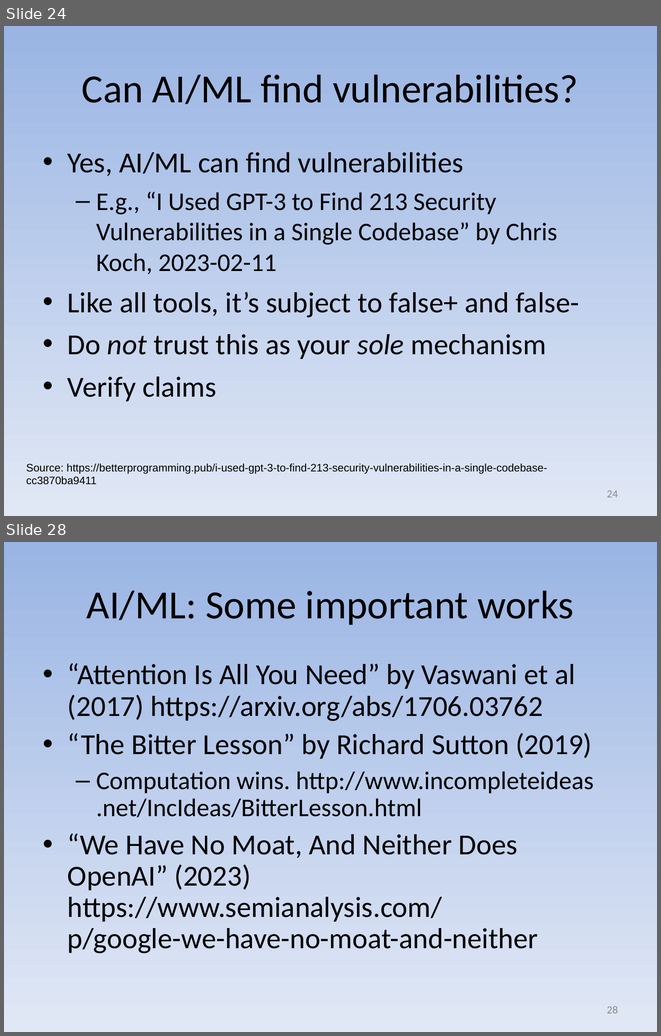
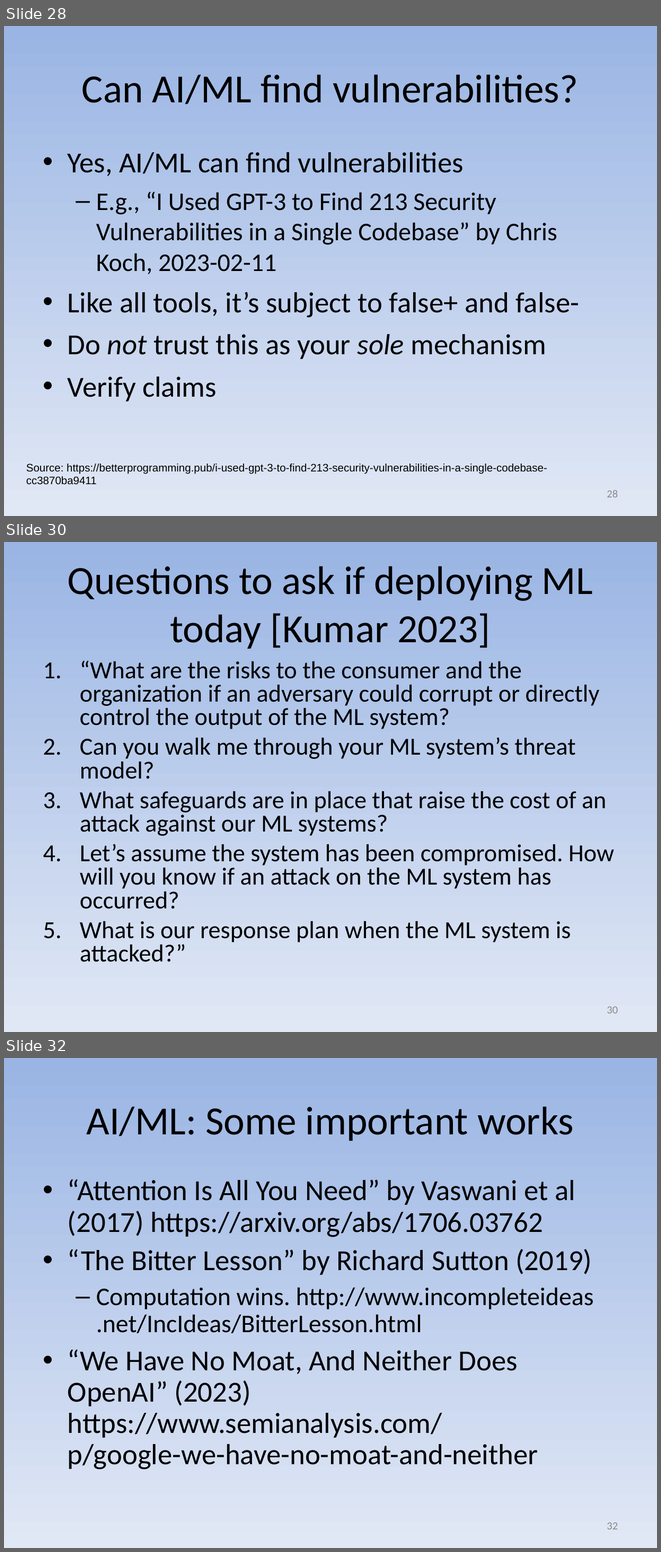
Before and after one commit to david-a-wheeler/david-a-wheeler.github.io, a slide deck: secure-class/presentations/AI-ML-Security.ppt. Shown one above the other, each under a label of ours: slides 24 and 28 before the commit, slides 28, 30 and 32 after it; the slides between them are not shown. The pictures are 661x1036 and 661x1552 pixels, drawn with LibreOffice and Linux fonts; fonts in the diff are those of the drawing. Boxes give left, top, right and bottom in pixels: in the first picture for what was removed or moved away, otherwise in the second. Text is boxed around its words. In the diff, an @@ line names an element or a change of style, - is before the commit and + after.

Commit message:
Update AI-ML-Security.ppt
In particular, add points from Kumar, broaden discussion / context

```diff
--- a/secure-class/presentations/AI-ML-Security.ppt
+++ b/secure-class/presentations/AI-ML-Security.ppt
@@ slide 30 added at (x1=4, y1=542, x2=657, y2=1032), background gradient #9AB5E4 to #E1E8F5 @@
@@ title added at (x1=68, y1=566, x2=593, y2=649), 44 pt, text #000000 @@
+Questions to ask if deploying ML today [Kumar 2023]
@@ text added at (x1=80, y1=661, x2=614, y2=962), 27 pt, text #000000 @@
+1. “What are the risks to the consumer and the organization if an adversary could corrupt or directly control the output of the ML system?
+2. Can you walk me through your ML system’s threat model?
+3. What safeguards are in place that raise the cost of an attack against our ML systems?
+4. Let’s assume the system has been compromised. How will you know if an attack on the ML system has occurred?
+5. What is our response plan when the ML system is attacked?”
@@ page number added at (x1=607, y1=1006, x2=618, y2=1013), 12 pt, text #898989 @@
+30
@@ what was slide 24 is now slide 28 @@
@@ page number at (x1=607, y1=490, x2=618, y2=497): text changed @@
-24
+28
@@ what was slide 28 is now slide 32 @@
@@ page number at (x1=607, y1=1522, x2=618, y2=1529): text changed @@
-28
+32
```
Also in this commit, not shown: 10 slides changed, 5 other slides added.
